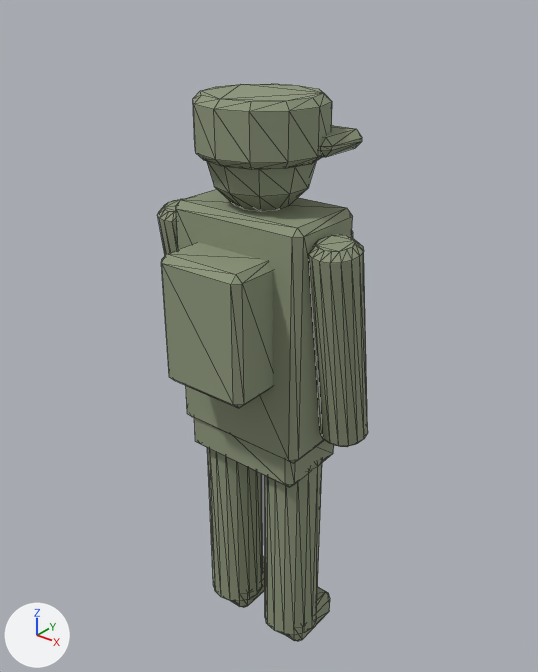
What one commit did to the glTF model assets/models/units/trooper_fr.glb.
One viewpoint serves both versions: a 50 mm lens placed at (1.248, -1.531, 2.009), pointed at (-0.026, 0.062, 1.021). The lights are fixed; the arrows at lower left show +X, +Y and +Z. The older version comes first. Mesh edges are drawn as thin lines. Vertices at exactly the same position are counted once.

Names of what the first picture shows: 'trooper_fr'.
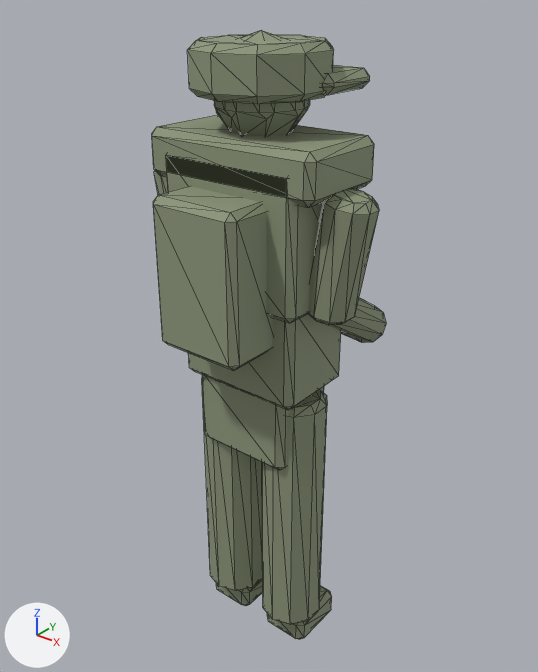
Location of each change, (x1, y1, x2, y2) in pixels of the pictures (538 x 672 px; the box of a moved part takes in the faces that stretch with it):
'trooper_fr', reshaped (11% wider, 9% taller): before (158, 84, 368, 641); after (152, 30, 386, 639)
part 1 of me_cube, moved or reshaped: before (194, 418, 334, 487); after (203, 375, 324, 470)
part 2 of me_cube, moved or reshaped: before (176, 189, 353, 463); after (189, 314, 341, 410)
part 3 of me_cube, moved or reshaped: before (161, 242, 273, 408); after (166, 155, 323, 323)
part 4 of me_cube, added: after (152, 115, 374, 207)
part 5 of me_cube, added: after (153, 186, 273, 370)
part 6 of me_cube, moved or reshaped: before (320, 125, 362, 157); after (321, 65, 370, 95)
part 7 of me_cube, moved or reshaped: before (266, 587, 330, 641); after (267, 586, 332, 639)
part 8 of me_cube, moved or reshaped: before (231, 556, 265, 608); after (216, 579, 263, 606)
part 9 of me_cube, rebuilt (12% wider, 33% taller): before (264, 460, 322, 636); after (262, 390, 327, 625)
part 10 of me_cube, rebuilt: before (207, 448, 263, 602); after (202, 376, 263, 591)
part 11 of me_cube, added: after (214, 30, 310, 136)
part 12 of me_cube, added: after (187, 34, 334, 104)
part 13 of me_cube, added: after (308, 188, 379, 325)
part 14 of me_cube, added (mostly hidden): after (154, 171, 168, 195)
part 15 of me_cube, added: after (329, 298, 386, 343)
part 16 of me_cube, deleted: before (158, 84, 368, 447)

The change, as a diff of the scene's bpy script:
```diff
--- a/assets/models/units/trooper_fr.glb.py
+++ b/assets/models/units/trooper_fr.glb.py
@@ me_cube @@
-me_cube.from_pydata(...)  # 524 vertices, 996 faces; spans x -0.34..0.34, y -0.27..0.25, z -0.03..1.74
+me_cube.from_pydata(...)  # 610 vertices, 1148 faces; spans x -0.36..0.36, y -0.28..0.33, z -0.03..1.88
+# me_cube part 1: the loose piece of 24 vertices spanning x -0.2..0.2, y -0.12..0.12, z 0.65..0.85 is scaled about its middle by (0.786, 0.953, 1.34), then moved by (0.0, 0.0, 0.07)
+# me_cube part 2: the loose piece of 24 vertices spanning x -0.22..0.22, y -0.13..0.13, z 0.75..1.45 is scaled about its middle by (0.903, 1, 0.436), then moved by (0.0, 0.0, -0.02)
+# me_cube part 3: the loose piece of 24 vertices spanning x -0.14..0.14, y -0.27..-0.09, z 0.97..1.35 is scaled about its middle by (1.63, 1.71, 1.06), then moved by (0.0, 0.17, 0.24)
+# me_cube part 4: the loose piece of 24 vertices spanning x -0.22..0.22, y -0.13..0.13, z 0.75..1.45 is copied, and the copy is scaled about its middle by (1.24, 1.13, 0.154), then moved by (0.0, -0.01, 0.48); it spans x -0.27..0.27, y -0.16..0.13, z 1.52..1.64
+# me_cube part 5: the loose piece of 24 vertices spanning x -0.14..0.14, y -0.27..-0.09, z 0.97..1.35 is copied, and the copy is scaled about its middle by (1, 1.06, 1.11), then moved by (0.0, -0.01, 0.14); it spans x -0.14..0.14, y -0.28..-0.09, z 1.09..1.51
+# me_cube part 6: the loose piece of 24 vertices spanning x -0.2..0.2, y 0.01..0.19, z 1.6..1.64 is moved by (0.0, 0.01, 0.15)
+# me_cube part 7: the loose piece of 24 vertices spanning x 0.04..0.2, y -0.06..0.14, z -0.03..0.07 is moved by (0.0, 0.01, 0.0)
+# me_cube part 8: the loose piece of 24 vertices spanning x -0.2..-0.04, y -0.06..0.14, z -0.03..0.07 is moved by (0.0, 0.01, 0.0)
+# me_cube part 9: the loose piece of 64 vertices spanning x 0.03..0.21, y -0.09..0.09, z 0.0..0.7 is rebuilt with 40 vertices and now spans x 0.02..0.22, y -0.1..0.1, z 0.06..0.9
+# me_cube part 10: the loose piece of 64 vertices spanning x -0.21..-0.03, y -0.09..0.09, z 0.0..0.7 is rebuilt with 40 vertices and now spans x -0.22..-0.02, y -0.1..0.1, z 0.06..0.9
+# me_cube part 11: a new loose piece of 66 vertices spanning x -0.12..0.12, y -0.12..0.12, z 1.62..1.88, in mat_trooper_fr (greyish green #8e977c)
+# me_cube part 12: a new loose piece of 40 vertices spanning x -0.18..0.18, y -0.19..0.19, z 1.73..1.87, in mat_trooper_fr (greyish green #8e977c)
+# me_cube part 13: a new loose piece of 40 vertices spanning x 0.18..0.36, y -0.09..0.05, z 1.18..1.54, in mat_trooper_fr (greyish green #8e977c)
+# me_cube part 14: a new loose piece of 40 vertices spanning x -0.36..-0.18, y -0.09..0.05, z 1.18..1.54, in mat_trooper_fr (greyish green #8e977c)
+# me_cube part 15: a new loose piece of 40 vertices spanning x 0.12..0.24, y -0.01..0.33, z 0.98..1.26, in mat_trooper_fr (greyish green #8e977c)
+# me_cube part 16: 228 vertices removed from x -0.34..0.34, y -0.18..0.18, z 0.79..1.74
+# other edits to the shape of me_cube do not show in these pictures
 me_cube.materials.append(mat_trooper_fr)
```
